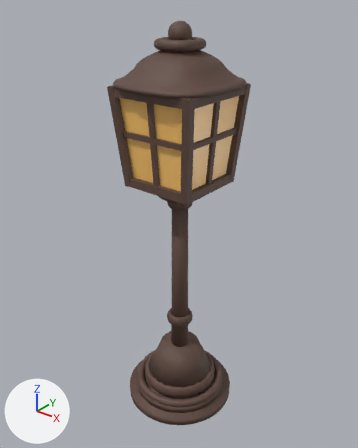
The glTF model assets/models/17-street-lamp/17-street-lamp.glb as it was, and as the next commit left it.
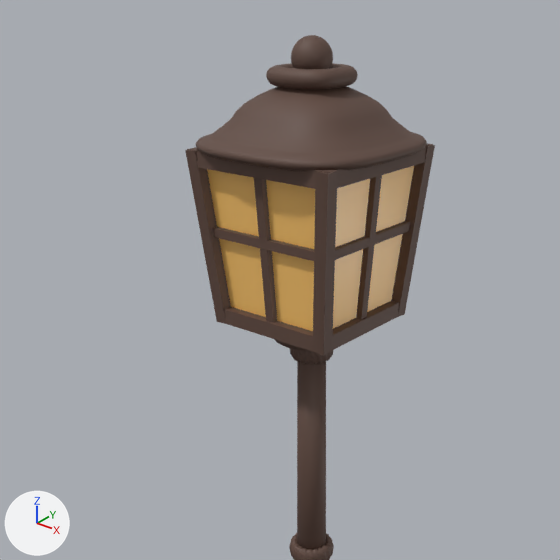
The first picture shows the older version from a 50 mm lens placed at (1.52, -1.91, 2.34), pointed at (-0.02, 0.02, 1.15). The close-ups show the older and then the newer version on the part from 0% to 90% of the width and 0% to 72% of the height of that picture. Only the edits that show in the close-ups are written down. Arrows for +X, +Y and +Z are at lower left; the lights stay in place. Where no turn or scale is listed for an object, it has been applied to the vertices. Vertices at exactly the same position are counted once.

Names of what the first close-up shows: 'cap', 'corner_+1+1', 'corner_+1-1', 'corner_-1-1', 'finial_ring', 'glass', 'lantern_bot_f', 'lantern_bot_r', 'lantern_top_f', 'lantern_top_r', 'midbar_f', 'midbar_r', 'mullion_f', 'mullion_r', 'post' and 4 more.
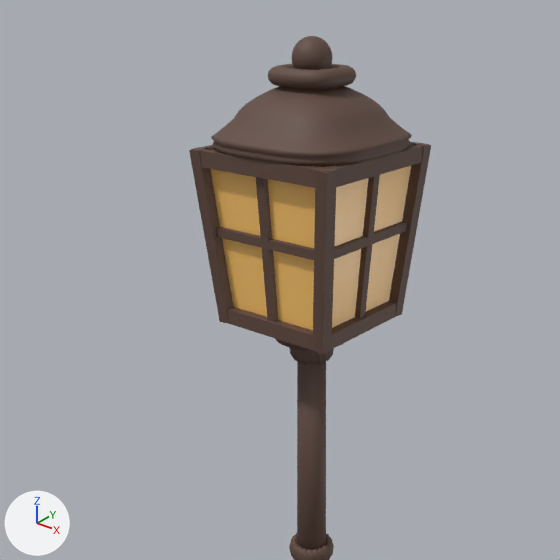
Where the newer file only moved an object's origin or applied its transform, the numbers keep the older frame.

What differs and where, as boxes [x1, y1, x2, y2] in the close-ups (560 x 560 px):
'glass', rescaled: before [207, 166, 414, 331]; after [208, 144, 412, 330]
'cap', reshaped (13% narrower): before [196, 86, 427, 171]; after [211, 86, 412, 167]
'corner_+1-1', moved, turned: before [313, 169, 338, 356]; after [313, 167, 337, 354]
'corner_-1-1', moved, turned: before [185, 147, 231, 324]; after [189, 147, 233, 323]
'corner_+1+1', moved, turned: before [391, 145, 435, 317]; after [389, 143, 431, 317]
'lantern_top_f', rescaled: before [187, 148, 338, 189]; after [191, 148, 337, 188]
'lantern_bot_f', rescaled: before [224, 307, 314, 352]; after [227, 307, 314, 351]
'lantern_top_r', rescaled: before [336, 148, 425, 188]; after [326, 145, 422, 187]
'lantern_bot_r', rescaled: before [332, 301, 399, 350]; after [331, 301, 397, 349]
'midbar_f', rescaled: before [213, 227, 314, 261]; after [216, 227, 314, 260]
'midbar_r', rescaled: before [335, 222, 410, 260]; after [334, 222, 407, 259]

What the commit changed:
me_lantern_bot_f is used by ob_lantern_bot_f; location (0.0, 0.0, 0.0).
me_lantern_bot_f had 8 vertices, 12 faces and spanned x -0.203..0.203, y -0.203..-0.169, z 1.4..1.445.
me_lantern_bot_f now has 8 vertices, 12 faces and spans x -0.196..0.196, y -0.196..-0.164, z 1.4..1.445.
me_lantern_bot_f part 1: the whole mesh is scaled about the mesh origin by (0.97, 0.97, 1).
me_lantern_bot_r is used by ob_lantern_bot_r; location (0.0, 0.0, 0.0).
me_lantern_bot_r had 8 vertices, 12 faces and spanned x 0.169..0.203, y -0.169..0.169, z 1.4..1.445.
me_lantern_bot_r now has 8 vertices, 12 faces and spans x 0.164..0.196, y -0.164..0.164, z 1.4..1.445.
me_lantern_bot_r part 2: the whole mesh is scaled about the mesh origin by (0.97, 0.97, 1).
me_lantern_top_f is used by ob_lantern_top_f; location (0.0, 0.0, 0.0).
me_lantern_top_f had 8 vertices, 12 faces and spanned x -0.242..0.242, y -0.242..-0.203, z 1.86..1.905.
me_lantern_top_f now has 8 vertices, 12 faces and spans x -0.235..0.235, y -0.235..-0.196, z 1.86..1.905.
me_lantern_top_f part 3: the whole mesh is scaled about the mesh origin by (0.97, 0.97, 1).
me_lantern_top_r is used by ob_lantern_top_r; location (0.0, 0.0, 0.0).
me_lantern_top_r had 8 vertices, 12 faces and spanned x 0.203..0.242, y -0.203..0.203, z 1.86..1.905.
me_lantern_top_r now has 8 vertices, 12 faces and spans x 0.196..0.235, y -0.196..0.196, z 1.86..1.905.
me_lantern_top_r part 4: the whole mesh is scaled about the mesh origin by (0.97, 0.97, 1).
me_midbar_f is used by ob_midbar_f; location (0.0, 0.0, 0.0).
me_midbar_f had 8 vertices, 12 faces and spanned x -0.199..0.199, y -0.212..-0.185, z 1.662..1.688.
me_midbar_f now has 8 vertices, 12 faces and spans x -0.193..0.193, y -0.206..-0.18, z 1.662..1.688.
me_midbar_f part 5: the whole mesh is scaled about the mesh origin by (0.97, 0.97, 1).
me_midbar_r is used by ob_midbar_r; location (0.0, 0.0, 0.0).
me_midbar_r had 8 vertices, 12 faces and spanned x 0.185..0.212, y -0.199..0.199, z 1.662..1.688.
me_midbar_r now has 8 vertices, 12 faces and spans x 0.18..0.206, y -0.193..0.193, z 1.662..1.688.
me_midbar_r part 6: the whole mesh is scaled about the mesh origin by (0.97, 0.97, 1).
me_glass is used by ob_glass; location (0.0, 0.0, 0.0).
me_glass had 24 vertices, 48 faces and spanned x -0.214..0.214, y -0.214..0.214, z 1.445..1.905.
me_glass now has 24 vertices, 48 faces and spans x -0.207..0.207, y -0.207..0.207, z 1.445..1.905.
me_glass part 7: the whole mesh is scaled about its middle by (0.97, 0.97, 1).
me_cap is used by ob_cap; location (0.0, 0.0, 0.0).
me_cap had 962 vertices, 1920 faces and spanned x -0.283..0.283, y -0.283..0.283, z 1.898..2.075.
me_cap now has 962 vertices, 1920 faces and spans x -0.246..0.246, y -0.246..0.246, z 1.898..2.075.
me_cap part 8: 960 vertices removed from x -0.283..0.283, y -0.283..0.283, z 1.898..2.075; 960 vertices added at x -0.246..0.246, y -0.246..0.246, z 1.898..2.075.
Object 'corner_-1-1' (ob_corner__1_1) moves from (-0.205, -0.205, 1.653) to (-0.199, -0.199, 1.653).
Object 'corner_-1-1' (ob_corner__1_1) turns from (4.9, -5, 0) to (4.8, -4.8, 0) degrees about x, y and z.
Object 'corner_+1-1' (ob_corner__1_1_2) moves from (0.205, -0.205, 1.653) to (0.199, -0.199, 1.653).
Object 'corner_+1-1' (ob_corner__1_1_2) turns from (4.9, 5, 0) to (4.8, 4.8, 0) degrees about x, y and z.
Object 'corner_+1+1' (ob_corner__1_1_3) moves from (0.205, 0.205, 1.653) to (0.199, 0.199, 1.653).
Object 'corner_+1+1' (ob_corner__1_1_3) turns from (-4.9, 5, 0) to (-4.8, 4.8, 0) degrees about x, y and z.
